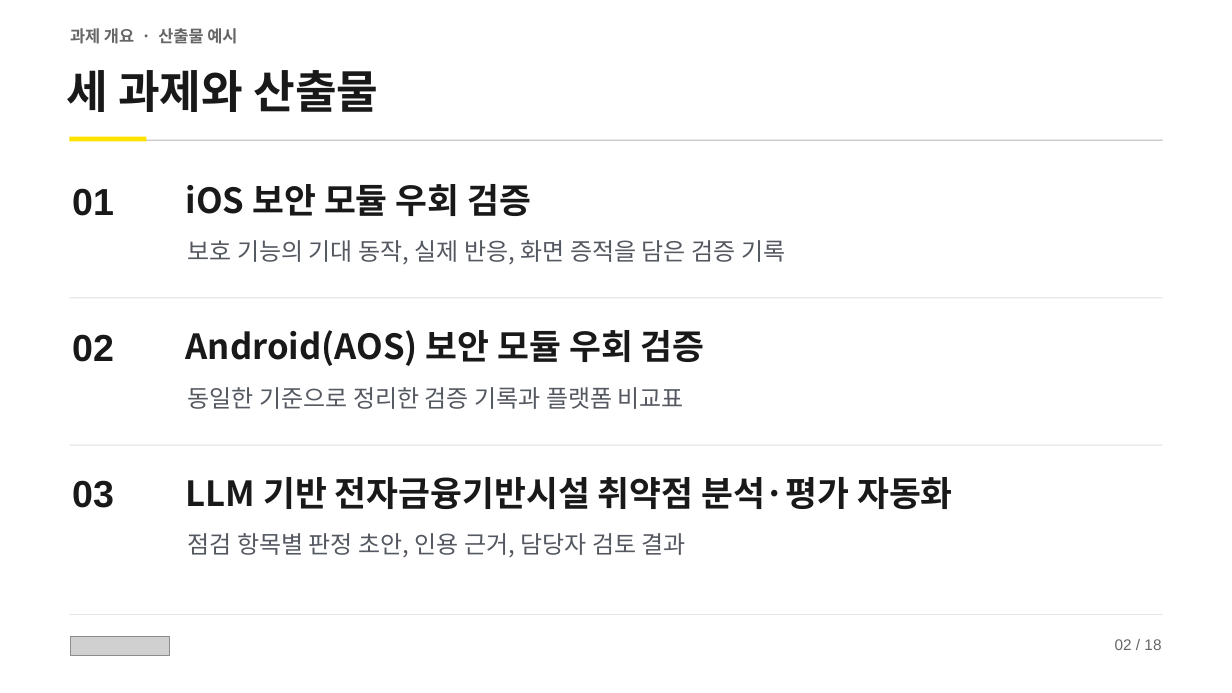
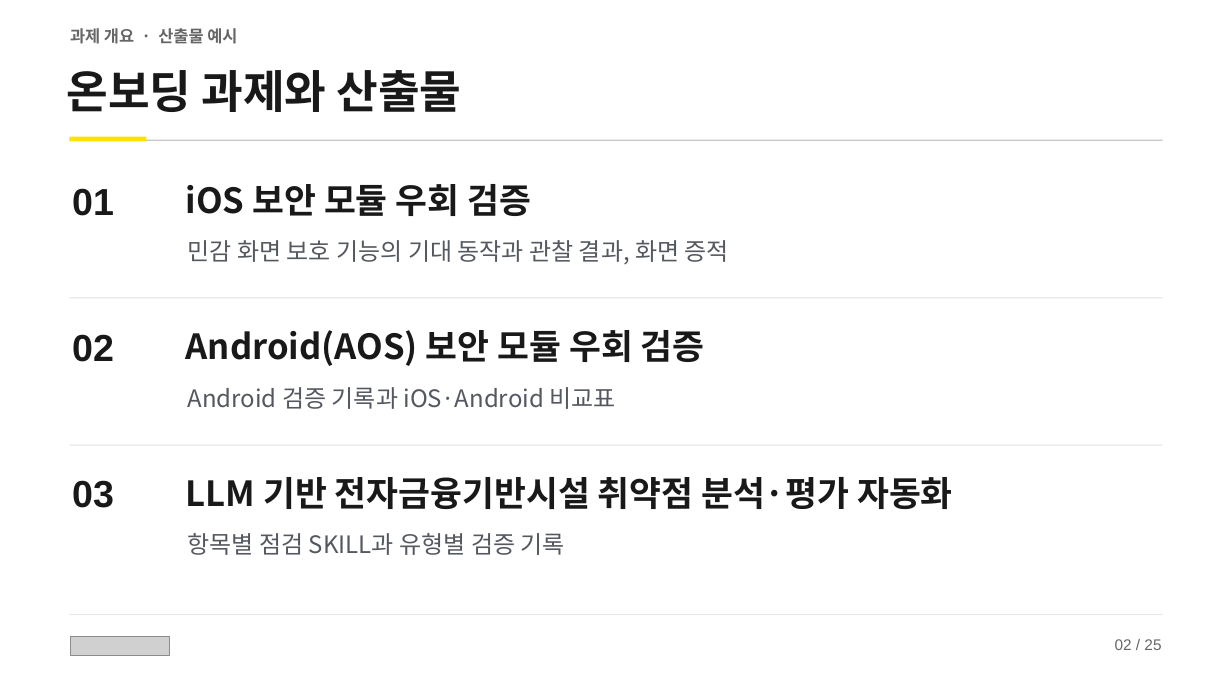
Before and after one commit to Ryuuuuu/maestro-gpui, a slide deck: slide 2 of assets/icons/kakaobank-security-onboarding.pptx. Drawn at 1232x693 pixels with LibreOffice and Linux fonts; fonts in the diff are those of the drawing; grey boxes stand for pictures. Boxes give left, top, right and bottom in pixels: in the first picture for what was removed or moved away, otherwise in the second. Text is boxed around its words. In the diff, an @@ line names an element or a change of style, - is before the commit and + after.

```diff
--- a/assets/icons/kakaobank-security-onboarding.pptx
+++ b/assets/icons/kakaobank-security-onboarding.pptx
@@ text at [66, 70, 462, 112]: text changed @@
-세 과제와 산출물
+온보딩 과제와 산출물
@@ text at [188, 240, 729, 264]: text changed @@
-보호 기능의 기대 동작, 실제 반응, 화면 증적을 담은 검증 기록
+민감 화면 보호 기능의 기대 동작과 관찰 결과, 화면 증적
@@ text at [188, 387, 615, 409]: text changed @@
-동일한 기준으로 정리한 검증 기록과 플랫폼 비교표
+Android 검증 기록과 iOS·Android 비교표
@@ text at [188, 533, 565, 555]: text changed @@
-점검 항목별 판정 초안, 인용 근거, 담당자 검토 결과
+항목별 점검 SKILL과 유형별 검증 기록
@@ text at [1115, 639, 1161, 650]: text changed @@
-02 / 18
+02 / 25
```
Also in this commit, not shown: 11 other slides changed, 12 slides added, 5 slides removed.
